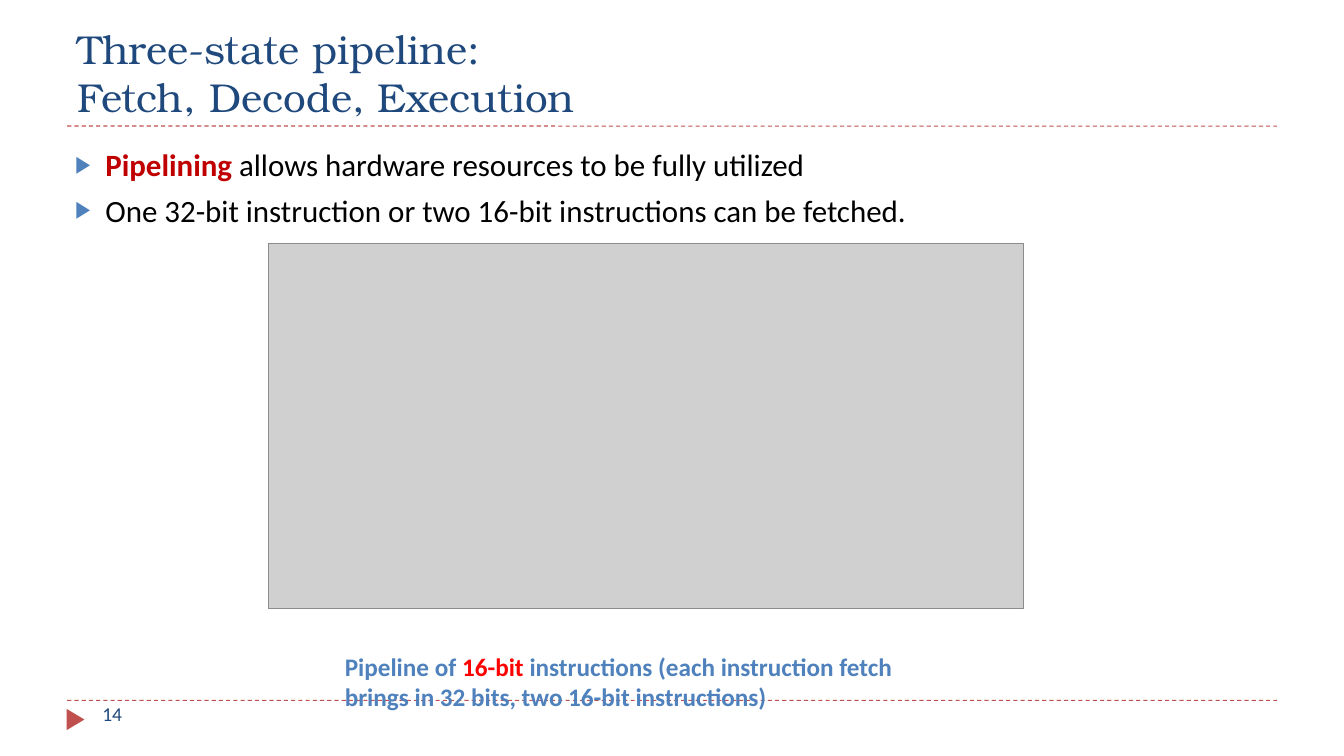
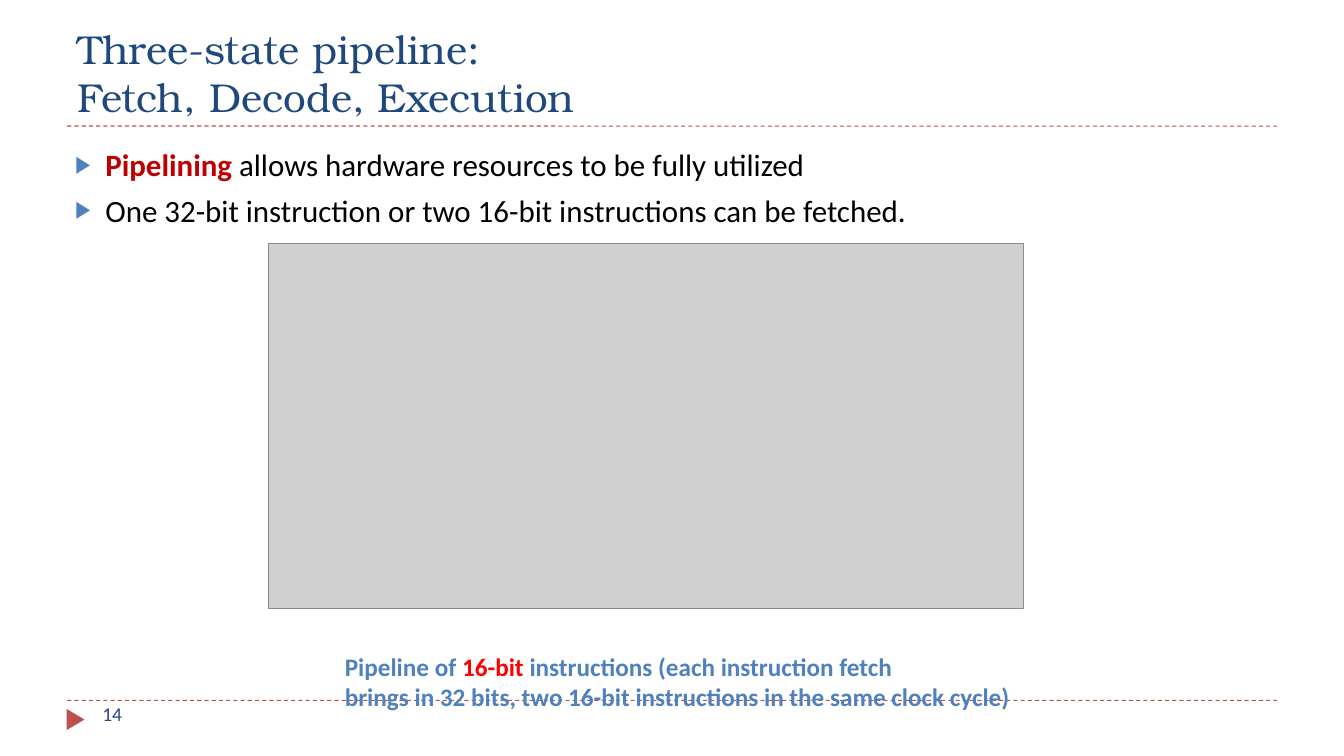
Before and after one commit to guhofstra/CSC111Fa26, a slide deck: slide 14 of PPTs/Ch1_See_Program_Running.pptx. Drawn at 1344x756 pixels with LibreOffice and Linux fonts; fonts in the diff are those of the drawing; grey boxes stand for pictures. Boxes give left, top, right and bottom in pixels: in the first picture for what was removed or moved away, otherwise in the second. Text is boxed around its words. In the diff, an @@ line names an element or a change of style, - is before the commit and + after.

```diff
--- a/PPTs/Ch1_See_Program_Running.pptx
+++ b/PPTs/Ch1_See_Program_Running.pptx
@@ text at [345,687,1009,711]: text changed @@
-brings in 32 bits, two 16-bit instructions)
+brings in 32 bits, two 16-bit instructions in the same clock cycle)
```
Also in this commit, not shown: 1 other slide changed, 3 other files.
